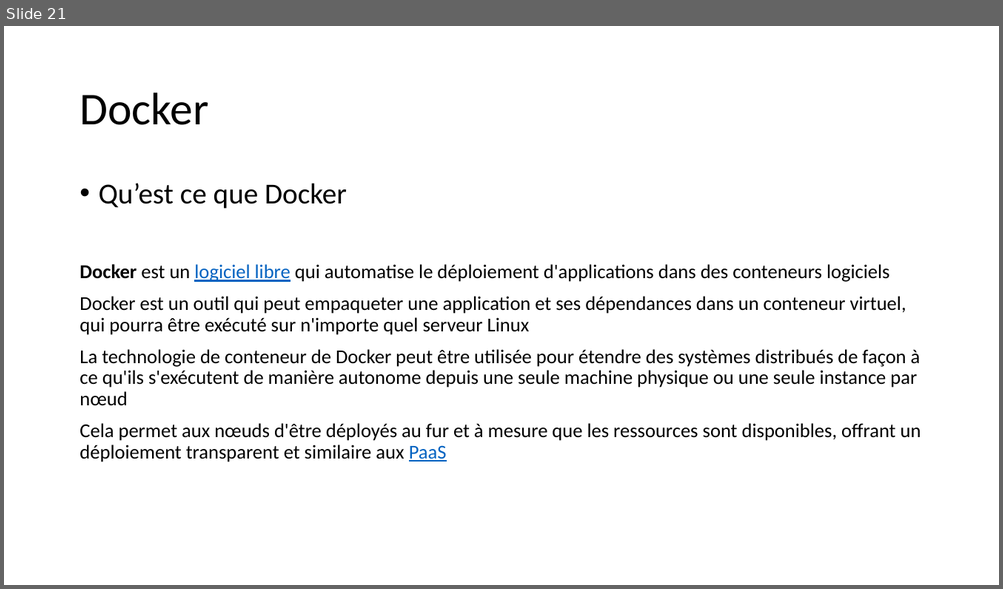
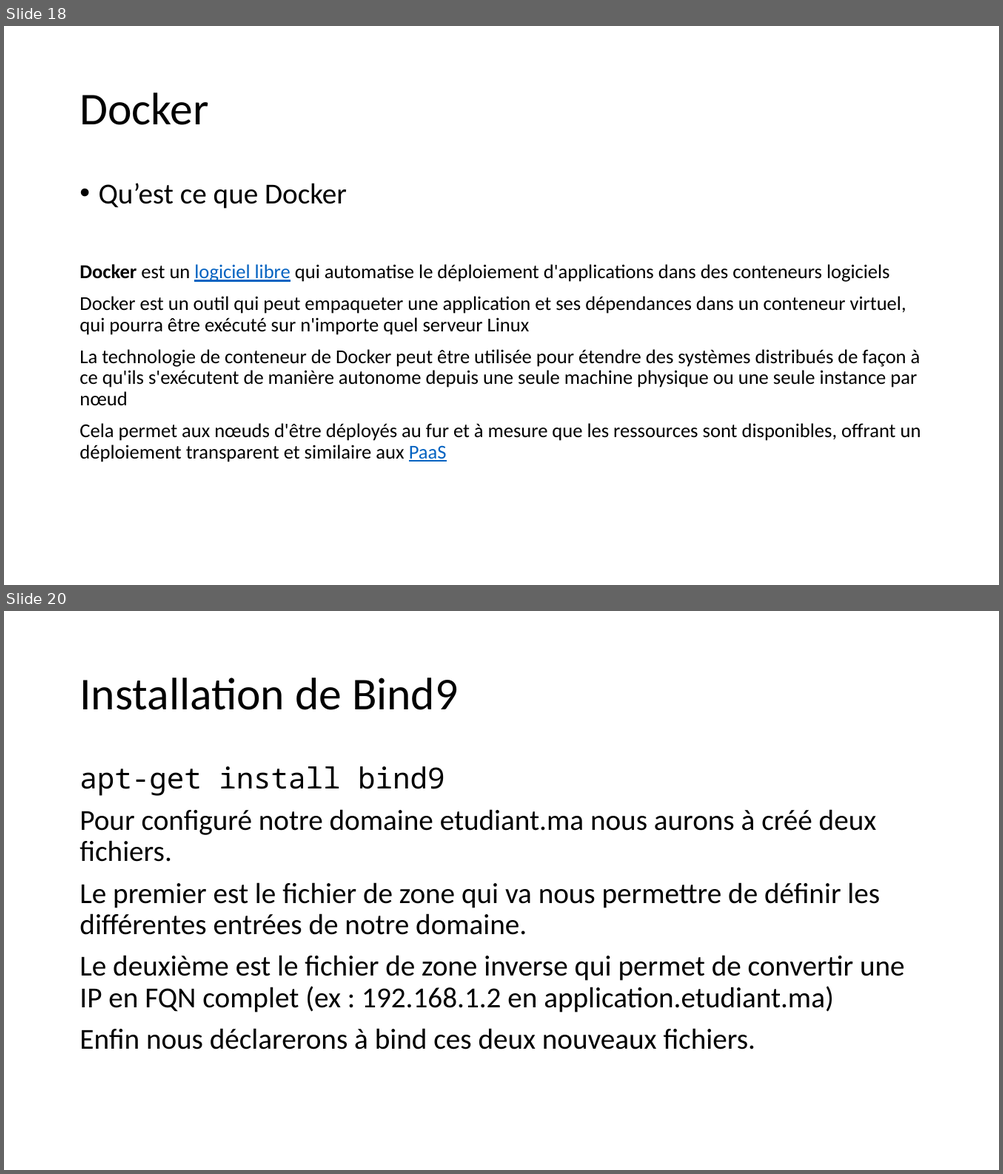
Before and after one commit to jeremysalmon/coursSystemeReparti, a slide deck: systeme_reparti.pptx. Shown one above the other, each under a label of ours: slide 21 before the commit, slides 18 and 20 after it; the slides between them are not shown. The pictures are 1003x589 and 1003x1174 pixels, drawn with LibreOffice and Linux fonts; fonts in the diff are those of the drawing. Boxes give left, top, right and bottom in pixels: in the first picture for what was removed or moved away, otherwise in the second. Text is boxed around its words. In the diff, an @@ line names an element or a change of style, - is before the commit and + after.

Commit message:
Cours final 2016
Cours pour l’exament (sans la partie memcached)

```diff
--- a/systeme_reparti.pptx
+++ b/systeme_reparti.pptx
@@ slide 20 added at [4,611,999,1170], background #FFFFFF @@
@@ title added at [79,678,458,710], 44 pt, text #000000 @@
+Installation de Bind9
@@ text added at [79,766,905,1050], 28 pt, text #000000 @@
+apt-get install bind9
+Pour configuré notre domaine etudiant.ma nous aurons à créé deux fichiers.
+Le premier est le fichier de zone qui va nous permettre de définir les différentes entrées de notre domaine.
+Le deuxième est le fichier de zone inverse qui permet de convertir une IP en FQN complet (ex : 192.168.1.2 en application.etudiant.ma)
+Enfin nous déclarerons à bind ces deux nouveaux fichiers.
@@ what was slide 21 is now slide 18 @@
```
Also in this commit, not shown: 2 slides changed, 18 other slides added.
